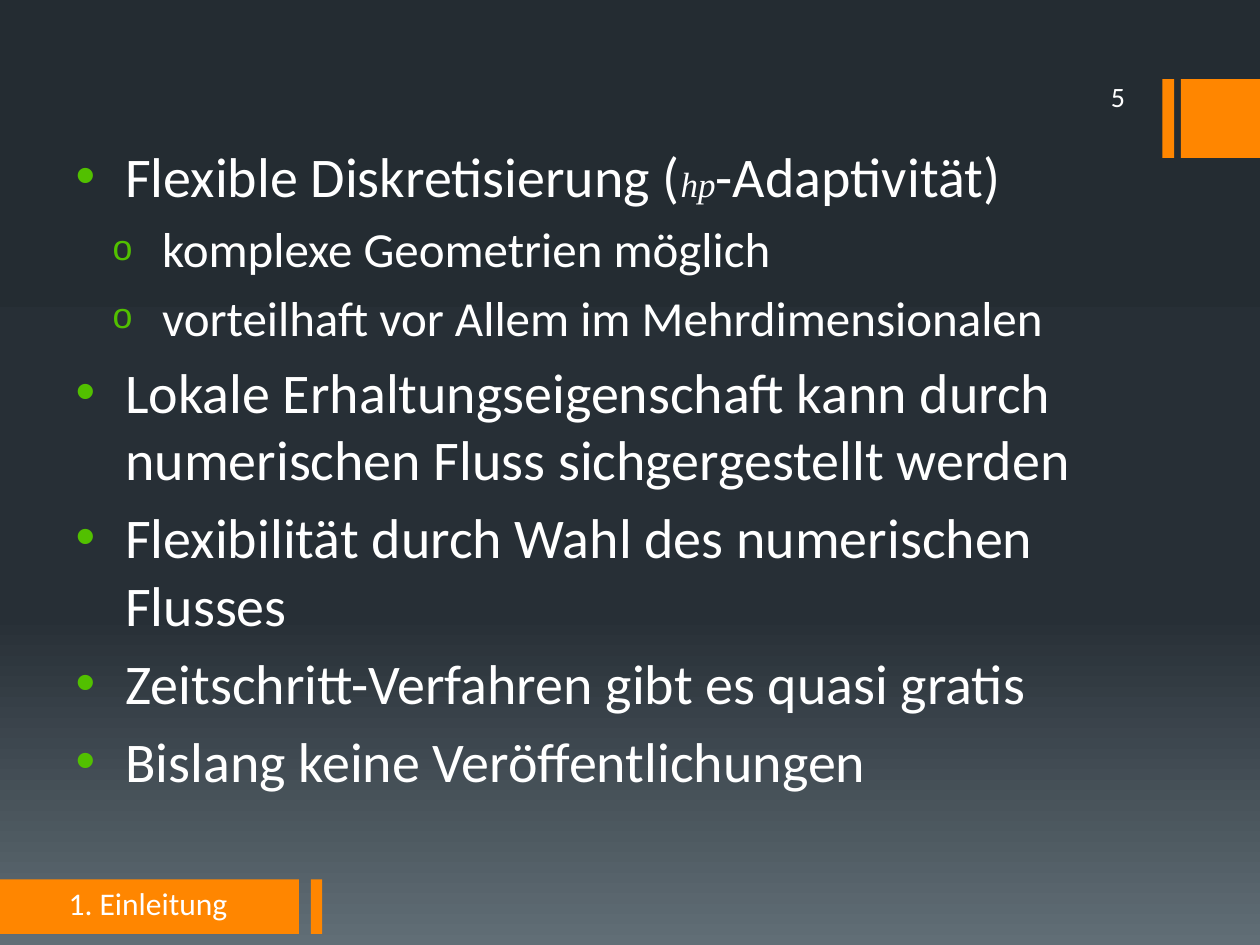
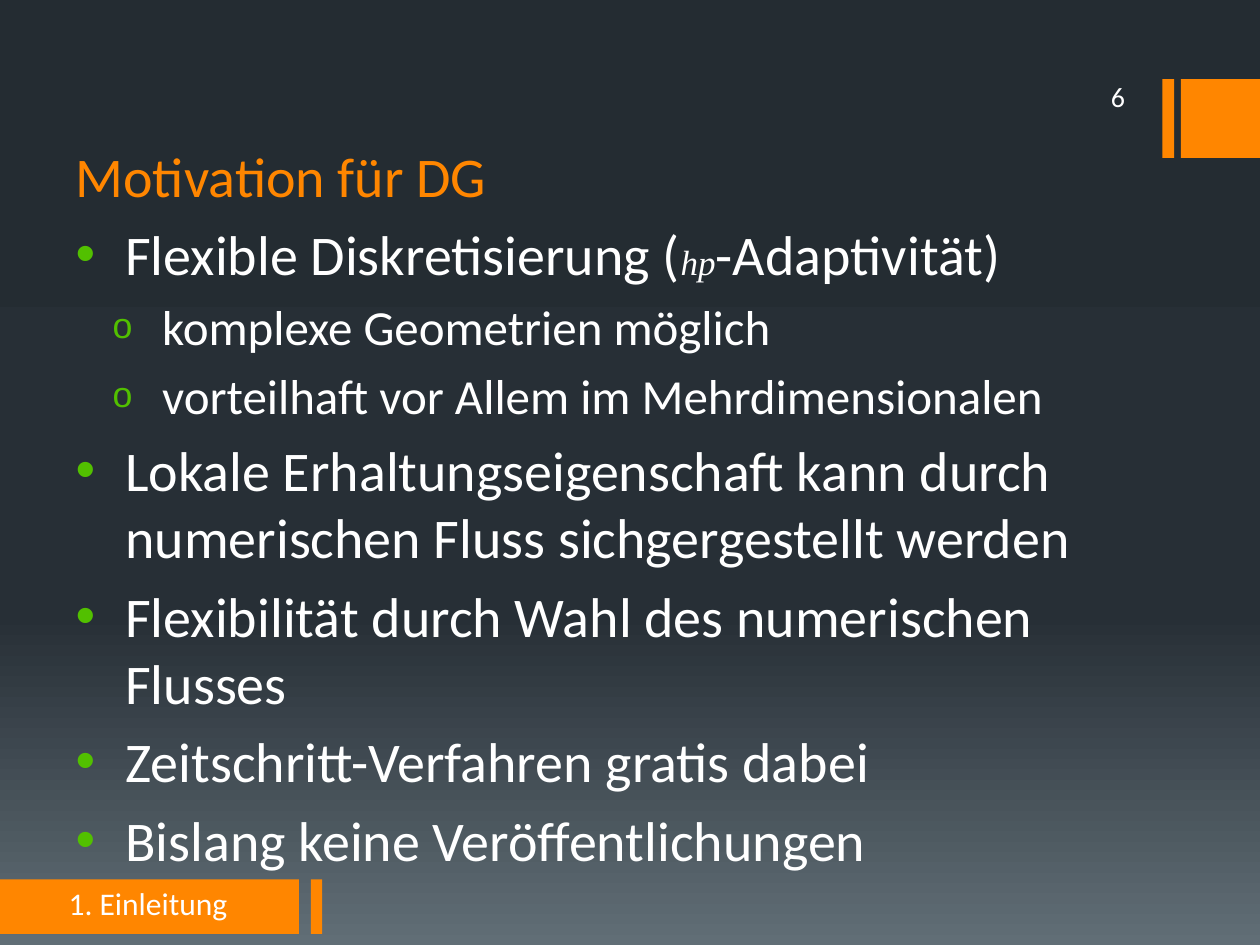
Before and after one commit to DerKleineGauss/Masterarbeit, a slide deck: slide 6 of Abschlussvortrag/Präsentation.pptx (slide 5 before the commit). Drawn at 1260x945 pixels with LibreOffice and Linux fonts; fonts in the diff are those of the drawing. Boxes give left, top, right and bottom in pixels: in the first picture for what was removed or moved away, otherwise in the second. Text is boxed around its words. In the diff, an @@ line names an element or a change of style, - is before the commit and + after.

```diff
--- a/Abschlussvortrag/Präsentation.pptx
+++ b/Abschlussvortrag/Präsentation.pptx
@@ page number at [1111,88,1125,107]: text changed @@
-5
+6
@@ text at [76,158,487,198]: paragraph added @@
+Motivation für DG
@@ text at [125,743,869,792]: text changed @@
-• Zeitschritt-Verfahren gibt es quasi gratis
+• Zeitschritt-Verfahren gratis dabei
```
Also in this commit, not shown: 1 other slide changed, 4 slides added, 16 other files.
